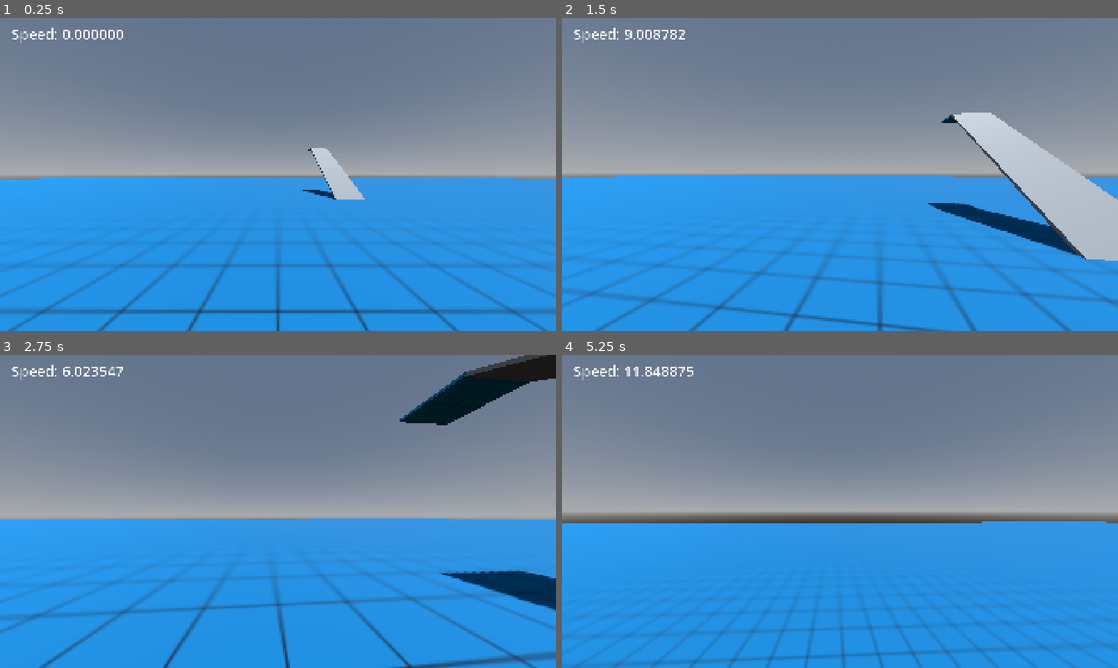
Above: before the commit, frames 1-4 (two rows, left to right).
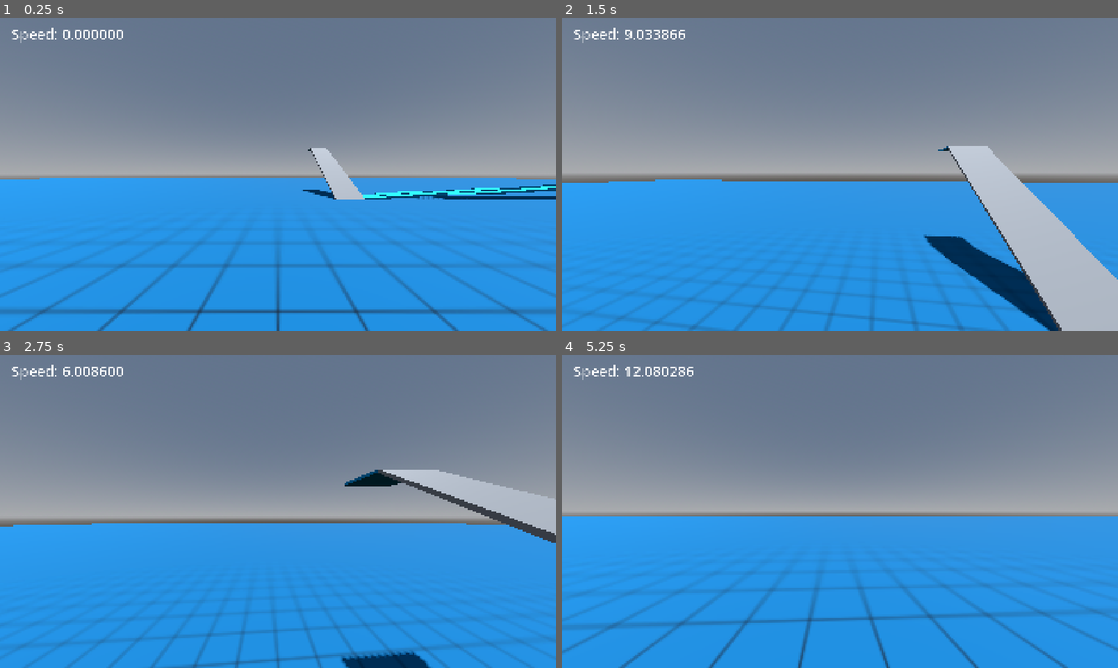
Above: after the commit, the same moments.

Repository: BilgiPasa/3d-first-person-movement-3
Game: Godot game, scene res://Scenes/main_scene.tscn
The game is run twice, just before and just after one commit, with the same random seed, the same clock (stepped at 60 frames per second) and the same inputs.
Inputs (mouse positions are in pixels of both pictures, inside the frame that each line leads up to):
- Up to frame 1 (0.25 s): no input
- Up to frame 2 (1.5 s): tap Enter at 0.5 s; move the mouse to (867, 174) at 0.52 s; hold Space (jump) 0.53-1.28 s; hold W (move_forward) from 0.53 s (still down); move the mouse to (812, 174) at 1.27 s; tap C (camera_zoom) at 1.35 s
- Up to frame 3 (2.75 s): keep holding W (move_forward); tap Space (jump) at 1.52, 1.55, 1.82, 2.3 s; move the mouse to (289, 505) at 2.02 s; hold Shift (crouch) from 2.03 s (still down)
- Up to frame 4 (5.25 s): keep holding W (move_forward); move the mouse to (834, 517) at 2.77 s; release Shift (crouch) at 2.78 s; tap R (run) at 2.85 s; tap Space (jump) at 3.02, 3.05, 3.32, 4.52, 4.55, 4.82 s; move the mouse to (878, 514) at 3.52 s; hold Space (jump) 3.53-4.28 s; move the mouse to (795, 508) at 4.27 s; tap C (camera_zoom) at 4.35 s; move the mouse to (845, 511) at 5.02 s; hold Shift (crouch) from 5.03 s (still down)

The runs differ from the first frame. In frame 1, 0.9% of the frame differs, in the area x 65-100%, y 53-58%; in frame 2, 18%, in the area x 0-100%, y 3-100%; in frame 3, 14%; in frame 4, 6.7%.

Commit message:
Update Environment scene, Increase gravity to 40, Change jump_force to 13, Update to version 0.6

Diff:
--- a/Scenes/environment.tscn
+++ b/Scenes/environment.tscn
@@ -3,6 +3,7 @@
 [ext_resource type="Texture2D" uid="uid://d03ws3dcm58v3" path="res://Materials/DarkBlueWithCorners.png" id="1_g5ire"]
 [ext_resource type="PhysicsMaterial" uid="uid://bv186x3q7y5ti" path="res://Materials/no_friction_and_bounciness.tres" id="1_r42gm"]
 [ext_resource type="Texture2D" uid="uid://dyy8iuj4iighw" path="res://Materials/LightBlueWithCorners.png" id="3_o3ee3"]
+[ext_resource type="Texture2D" uid="uid://c7iddkfce7a2v" path="res://Materials/DarkTurquoiseWithCorners.png" id="4_ukl56"]
 
 [sub_resource type="StandardMaterial3D" id="StandardMaterial3D_wkhpl"]
 albedo_texture = ExtResource("1_g5ire")
@@ -15,11 +16,28 @@
 [sub_resource type="BoxShape3D" id="BoxShape3D_5s483"]
 size = Vector3(200, 0.1, 200)
 
-[sub_resource type="BoxMesh" id="BoxMesh_5s483"]
+[sub_resource type="BoxMesh" id="BoxMesh_iacmt"]
 size = Vector3(2, 0.1, 10)
 
+[sub_resource type="BoxShape3D" id="BoxShape3D_6ev3c"]
+size = Vector3(2, 0.1, 10)
+
+[sub_resource type="BoxMesh" id="BoxMesh_x6ack"]
+size = Vector3(3, 0.1, 15)
+
 [sub_resource type="BoxShape3D" id="BoxShape3D_r07tb"]
-size = Vector3(2, 0.1, 10)
+size = Vector3(3, 0.1, 15)
+
+[sub_resource type="StandardMaterial3D" id="StandardMaterial3D_7lsjx"]
+albedo_texture = ExtResource("4_ukl56")
+uv1_triplanar = true
+
+[sub_resource type="BoxMesh" id="BoxMesh_7lsjx"]
+material = SubResource("StandardMaterial3D_7lsjx")
+size = Vector3(3, 0.1, 3)
+
+[sub_resource type="BoxShape3D" id="BoxShape3D_wkhpl"]
+size = Vector3(3, 0.1, 3)
 
 [sub_resource type="StandardMaterial3D" id="StandardMaterial3D_r42gm"]
 albedo_texture = ExtResource("3_o3ee3")
@@ -45,24 +63,378 @@
 [node name="CollisionShape3D" type="CollisionShape3D" parent="MainGround" unique_id=1631115435]
 shape = SubResource("BoxShape3D_5s483")
 
-[node name="Ramp1" type="StaticBody3D" parent="." unique_id=1396985660]
+[node name="NormalRamp1" type="StaticBody3D" parent="." unique_id=1396985660]
 transform = Transform3D(1, 8.742278e-08, 1.5142069e-07, 0, 0.8660254, -0.5, -1.7484555e-07, 0.5, 0.8660254, 5, 2.45, -15)
 collision_mask = 0
 physics_material_override = ExtResource("1_r42gm")
 
-[node name="MeshInstance3D" type="MeshInstance3D" parent="Ramp1" unique_id=754491469]
-mesh = SubResource("BoxMesh_5s483")
-
-[node name="CollisionShape3D" type="CollisionShape3D" parent="Ramp1" unique_id=963272657]
+[node name="MeshInstance3D" type="MeshInstance3D" parent="NormalRamp1" unique_id=754491469]
+mesh = SubResource("BoxMesh_iacmt")
+
+[node name="CollisionShape3D" type="CollisionShape3D" parent="NormalRamp1" unique_id=963272657]
+shape = SubResource("BoxShape3D_6ev3c")
+
+[node name="30DegRamp" type="StaticBody3D" parent="." unique_id=1504329682]
+transform = Transform3D(-4.371139e-08, 0.5, 0.8660254, 0, 0.8660254, -0.5, -1, -2.1855694e-08, -3.7855173e-08, -30, 3.675, 5)
+collision_mask = 0
+physics_material_override = ExtResource("1_r42gm")
+
+[node name="MeshInstance3D" type="MeshInstance3D" parent="30DegRamp" unique_id=1841897081]
+mesh = SubResource("BoxMesh_x6ack")
+
+[node name="CollisionShape3D" type="CollisionShape3D" parent="30DegRamp" unique_id=1048199014]
 shape = SubResource("BoxShape3D_r07tb")
 
-[node name="SmallPlatform" type="StaticBody3D" parent="." unique_id=796699435]
+[node name="MediumPlatformOf30DegRamp" type="StaticBody3D" parent="." unique_id=1545113777]
+transform = Transform3D(1, 0, 0, 0, 1, 0, 0, 0, 1, -37.97, 7.415, 5)
+collision_mask = 0
+physics_material_override = ExtResource("1_r42gm")
+
+[node name="MeshInstance3D" type="MeshInstance3D" parent="MediumPlatformOf30DegRamp" unique_id=579217552]
+mesh = SubResource("BoxMesh_7lsjx")
+
+[node name="CollisionShape3D" type="CollisionShape3D" parent="MediumPlatformOf30DegRamp" unique_id=1288042025]
+shape = SubResource("BoxShape3D_wkhpl")
+
+[node name="45DegRamp" type="StaticBody3D" parent="." unique_id=2014520959]
+transform = Transform3D(-4.371139e-08, 0.70710677, 0.70710677, 0, 0.70710677, -0.70710677, -1, -3.090862e-08, -3.090862e-08, -28.5, 5.25, 12)
+collision_mask = 0
+physics_material_override = ExtResource("1_r42gm")
+
+[node name="MeshInstance3D" type="MeshInstance3D" parent="45DegRamp" unique_id=502074638]
+mesh = SubResource("BoxMesh_x6ack")
+
+[node name="CollisionShape3D" type="CollisionShape3D" parent="45DegRamp" unique_id=2122612415]
+shape = SubResource("BoxShape3D_r07tb")
+
+[node name="MediumPlatformOf45DegRamp" type="StaticBody3D" parent="." unique_id=1112762700]
+transform = Transform3D(1, 0, 0, 0, 1, 0, 0, 0, 1, -35.26921, 10.536269, 12)
+collision_mask = 0
+physics_material_override = ExtResource("1_r42gm")
+
+[node name="MeshInstance3D" type="MeshInstance3D" parent="MediumPlatformOf45DegRamp" unique_id=1500415998]
+mesh = SubResource("BoxMesh_7lsjx")
+
+[node name="CollisionShape3D" type="CollisionShape3D" parent="MediumPlatformOf45DegRamp" unique_id=1868515169]
+shape = SubResource("BoxShape3D_wkhpl")
+
+[node name="60DegRamp" type="StaticBody3D" parent="." unique_id=97793200]
+transform = Transform3D(-4.371139e-08, 0.8660254, 0.49999994, 0, 0.49999994, -0.8660254, -1, -3.785517e-08, -2.185569e-08, -27, 6.45, 18)
+collision_mask = 0
+physics_material_override = ExtResource("1_r42gm")
+
+[node name="MeshInstance3D" type="MeshInstance3D" parent="60DegRamp" unique_id=1069961753]
+mesh = SubResource("BoxMesh_x6ack")
+
+[node name="CollisionShape3D" type="CollisionShape3D" parent="60DegRamp" unique_id=512662130]
+shape = SubResource("BoxShape3D_r07tb")
+
+[node name="MediumPlatformOf60DegRamp" type="StaticBody3D" parent="." unique_id=540636618]
+transform = Transform3D(1, 0, 0, 0, 1, 0, 0, 0, 1, -32.21588, 12.918306, 18)
+collision_mask = 0
+physics_material_override = ExtResource("1_r42gm")
+
+[node name="MeshInstance3D" type="MeshInstance3D" parent="MediumPlatformOf60DegRamp" unique_id=538541589]
+mesh = SubResource("BoxMesh_7lsjx")
+
+[node name="CollisionShape3D" type="CollisionShape3D" parent="MediumPlatformOf60DegRamp" unique_id=18592858]
+shape = SubResource("BoxShape3D_wkhpl")
+
+[node name="SmallPlatormOfNormalRamp1" type="StaticBody3D" parent="." unique_id=796699435]
 transform = Transform3D(1, 0, 0, 0, 1, 0, 0, 0, 1, 5, 4.943, -20.305)
 collision_mask = 0
 physics_material_override = ExtResource("1_r42gm")
 
-[node name="MeshInstance3D" type="MeshInstance3D" parent="SmallPlatform" unique_id=807366739]
-mesh = SubResource("BoxMesh_wkhpl")
-
-[node name="CollisionShape3D" type="CollisionShape3D" parent="SmallPlatform" unique_id=178602077]
-shape = SubResource("BoxShape3D_7lsjx")
+[node name="MeshInstance3D" type="MeshInstance3D" parent="SmallPlatormOfNormalRamp1" unique_id=807366739]
+mesh = SubResource("BoxMesh_wkhpl")
+
+[node name="CollisionShape3D" type="CollisionShape3D" parent="SmallPlatormOfNormalRamp1" unique_id=178602077]
+shape = SubResource("BoxShape3D_7lsjx")
+
+[node name="AscendingSmallPlatforms" type="Node3D" parent="." unique_id=566787657]
+
+[node name="0" type="StaticBody3D" parent="AscendingSmallPlatforms" unique_id=995760641]
+transform = Transform3D(1, 0, 0, 0, 1, 0, 0, 0, 1, 7, 0.05, -12.01)
+collision_mask = 0
+physics_material_override = ExtResource("1_r42gm")
+
+[node name="MeshInstance3D" type="MeshInstance3D" parent="AscendingSmallPlatforms/0" unique_id=1269360802]
+mesh = SubResource("BoxMesh_wkhpl")
+
+[node name="CollisionShape3D" type="CollisionShape3D" parent="AscendingSmallPlatforms/0" unique_id=264337443]
+shape = SubResource("BoxShape3D_7lsjx")
+
+[node name="1" type="StaticBody3D" parent="AscendingSmallPlatforms" unique_id=2100214678]
+transform = Transform3D(1, 0, 0, 0, 1, 0, 0, 0, 1, 9, 0.15, -12.01)
+collision_mask = 0
+physics_material_override = ExtResource("1_r42gm")
+
+[node name="MeshInstance3D" type="MeshInstance3D" parent="AscendingSmallPlatforms/1" unique_id=133903869]
+mesh = SubResource("BoxMesh_wkhpl")
+
+[node name="CollisionShape3D" type="CollisionShape3D" parent="AscendingSmallPlatforms/1" unique_id=866805731]
+shape = SubResource("BoxShape3D_7lsjx")
+
+[node name="2" type="StaticBody3D" parent="AscendingSmallPlatforms" unique_id=869815290]
+transform = Transform3D(1, 0, 0, 0, 1, 0, 0, 0, 1, 11, 0.25, -12.01)
+collision_mask = 0
+physics_material_override = ExtResource("1_r42gm")
+
+[node name="MeshInstance3D" type="MeshInstance3D" parent="AscendingSmallPlatforms/2" unique_id=1299151987]
+mesh = SubResource("BoxMesh_wkhpl")
+
+[node name="CollisionShape3D" type="CollisionShape3D" parent="AscendingSmallPlatforms/2" unique_id=253383912]
+shape = SubResource("BoxShape3D_7lsjx")
+
+[node name="3" type="StaticBody3D" parent="AscendingSmallPlatforms" unique_id=1495221999]
+transform = Transform3D(1, 0, 0, 0, 1, 0, 0, 0, 1, 13, 0.35, -12.01)
+collision_mask = 0
+physics_material_override = ExtResource("1_r42gm")
+
+[node name="MeshInstance3D" type="MeshInstance3D" parent="AscendingSmallPlatforms/3" unique_id=986649001]
+mesh = SubResource("BoxMesh_wkhpl")
+
+[node name="CollisionShape3D" type="CollisionShape3D" parent="AscendingSmallPlatforms/3" unique_id=1352891608]
+shape = SubResource("BoxShape3D_7lsjx")
+
+[node name="4" type="StaticBody3D" parent="AscendingSmallPlatforms" unique_id=1745698568]
+transform = Transform3D(1, 0, 0, 0, 1, 0, 0, 0, 1, 15, 0.45, -12.01)
+collision_mask = 0
+physics_material_override = ExtResource("1_r42gm")
+
+[node name="MeshInstance3D" type="MeshInstance3D" parent="AscendingSmallPlatforms/4" unique_id=132001209]
+mesh = SubResource("BoxMesh_wkhpl")
+
+[node name="CollisionShape3D" type="CollisionShape3D" parent="AscendingSmallPlatforms/4" unique_id=210592430]
+shape = SubResource("BoxShape3D_7lsjx")
+
+[node name="5" type="StaticBody3D" parent="AscendingSmallPlatforms" unique_id=632465265]
+transform = Transform3D(1, 0, 0, 0, 1, 0, 0, 0, 1, 17, 0.55, -12.01)
+collision_mask = 0
+physics_material_override = ExtResource("1_r42gm")
+
+[node name="MeshInstance3D" type="MeshInstance3D" parent="AscendingSmallPlatforms/5" unique_id=351558989]
+mesh = SubResource("BoxMesh_wkhpl")
+
+[node name="CollisionShape3D" type="CollisionShape3D" parent="AscendingSmallPlatforms/5" unique_id=1750920296]
+shape = SubResource("BoxShape3D_7lsjx")
+
+[node name="6" type="StaticBody3D" parent="AscendingSmallPlatforms" unique_id=4897625]
+transform = Transform3D(1, 0, 0, 0, 1, 0, 0, 0, 1, 19, 0.65, -12.01)
+collision_mask = 0
+physics_material_override = ExtResource("1_r42gm")
+
+[node name="MeshInstance3D" type="MeshInstance3D" parent="AscendingSmallPlatforms/6" unique_id=582939269]
+mesh = SubResource("BoxMesh_wkhpl")
+
+[node name="CollisionShape3D" type="CollisionShape3D" parent="AscendingSmallPlatforms/6" unique_id=750776802]
+shape = SubResource("BoxShape3D_7lsjx")
+
+[node name="7" type="StaticBody3D" parent="AscendingSmallPlatforms" unique_id=804717218]
+transform = Transform3D(1, 0, 0, 0, 1, 0, 0, 0, 1, 21, 0.75, -12.01)
+collision_mask = 0
+physics_material_override = ExtResource("1_r42gm")
+
+[node name="MeshInstance3D" type="MeshInstance3D" parent="AscendingSmallPlatforms/7" unique_id=1278420913]
+mesh = SubResource("BoxMesh_wkhpl")
+
+[node name="CollisionShape3D" type="CollisionShape3D" parent="AscendingSmallPlatforms/7" unique_id=556339172]
+shape = SubResource("BoxShape3D_7lsjx")
+
+[node name="8" type="StaticBody3D" parent="AscendingSmallPlatforms" unique_id=508761430]
+transform = Transform3D(1, 0, 0, 0, 1, 0, 0, 0, 1, 23, 0.85, -12.01)
+collision_mask = 0
+physics_material_override = ExtResource("1_r42gm")
+
+[node name="MeshInstance3D" type="MeshInstance3D" parent="AscendingSmallPlatforms/8" unique_id=1608546024]
+mesh = SubResource("BoxMesh_wkhpl")
+
+[node name="CollisionShape3D" type="CollisionShape3D" parent="AscendingSmallPlatforms/8" unique_id=1695882604]
+shape = SubResource("BoxShape3D_7lsjx")
+
+[node name="9" type="StaticBody3D" parent="AscendingSmallPlatforms" unique_id=1843620051]
+transform = Transform3D(1, 0, 0, 0, 1, 0, 0, 0, 1, 25, 0.95, -12.01)
+collision_mask = 0
+physics_material_override = ExtResource("1_r42gm")
+
+[node name="MeshInstance3D" type="MeshInstance3D" parent="AscendingSmallPlatforms/9" unique_id=1886631560]
+mesh = SubResource("BoxMesh_wkhpl")
+
+[node name="CollisionShape3D" type="CollisionShape3D" parent="AscendingSmallPlatforms/9" unique_id=467835526]
+shape = SubResource("BoxShape3D_7lsjx")
+
+[node name="10" type="StaticBody3D" parent="AscendingSmallPlatforms" unique_id=3486840]
+transform = Transform3D(1, 0, 0, 0, 1, 0, 0, 0, 1, 27, 1.05, -12.01)
+collision_mask = 0
+physics_material_override = ExtResource("1_r42gm")
+
+[node name="MeshInstance3D" type="MeshInstance3D" parent="AscendingSmallPlatforms/10" unique_id=1719167603]
+mesh = SubResource("BoxMesh_wkhpl")
+
+[node name="CollisionShape3D" type="CollisionShape3D" parent="AscendingSmallPlatforms/10" unique_id=1188536114]
+shape = SubResource("BoxShape3D_7lsjx")
+
+[node name="11" type="StaticBody3D" parent="AscendingSmallPlatforms" unique_id=887348659]
+transform = Transform3D(1, 0, 0, 0, 1, 0, 0, 0, 1, 29, 1.15, -12.01)
+collision_mask = 0
+physics_material_override = ExtResource("1_r42gm")
+
+[node name="MeshInstance3D" type="MeshInstance3D" parent="AscendingSmallPlatforms/11" unique_id=299416115]
+mesh = SubResource("BoxMesh_wkhpl")
+
+[node name="CollisionShape3D" type="CollisionShape3D" parent="AscendingSmallPlatforms/11" unique_id=470147988]
+shape = SubResource("BoxShape3D_7lsjx")
+
+[node name="12" type="StaticBody3D" parent="AscendingSmallPlatforms" unique_id=896954618]
+transform = Transform3D(1, 0, 0, 0, 1, 0, 0, 0, 1, 31, 1.25, -12.01)
+collision_mask = 0
+physics_material_override = ExtResource("1_r42gm")
+
+[node name="MeshInstance3D" type="MeshInstance3D" parent="AscendingSmallPlatforms/12" unique_id=1854464558]
+mesh = SubResource("BoxMesh_wkhpl")
+
+[node name="CollisionShape3D" type="CollisionShape3D" parent="AscendingSmallPlatforms/12" unique_id=1173159044]
+shape = SubResource("BoxShape3D_7lsjx")
+
+[node name="13" type="StaticBody3D" parent="AscendingSmallPlatforms" unique_id=1937685894]
+transform = Transform3D(1, 0, 0, 0, 1, 0, 0, 0, 1, 33, 1.35, -12.01)
+collision_mask = 0
+physics_material_override = ExtResource("1_r42gm")
+
+[node name="MeshInstance3D" type="MeshInstance3D" parent="AscendingSmallPlatforms/13" unique_id=1132031375]
+mesh = SubResource("BoxMesh_wkhpl")
+
+[node name="CollisionShape3D" type="CollisionShape3D" parent="AscendingSmallPlatforms/13" unique_id=442837129]
+shape = SubResource("BoxShape3D_7lsjx")
+
+[node name="14" type="StaticBody3D" parent="AscendingSmallPlatforms" unique_id=616252202]
+transform = Transform3D(1, 0, 0, 0, 1, 0, 0, 0, 1, 35, 1.45, -12.01)
+collision_mask = 0
+physics_material_override = ExtResource("1_r42gm")
+
+[node name="MeshInstance3D" type="MeshInstance3D" parent="AscendingSmallPlatforms/14" unique_id=1836059637]
+mesh = SubResource("BoxMesh_wkhpl")
+
+[node name="CollisionShape3D" type="CollisionShape3D" parent="AscendingSmallPlatforms/14" unique_id=259313489]
+shape = SubResource("BoxShape3D_7lsjx")
+
+[node name="15" type="StaticBody3D" parent="AscendingSmallPlatforms" unique_id=1175936824]
+transform = Transform3D(1, 0, 0, 0, 1, 0, 0, 0, 1, 37, 1.55, -12.01)
+collision_mask = 0
+physics_material_override = ExtResource("1_r42gm")
+
+[node name="MeshInstance3D" type="MeshInstance3D" parent="AscendingSmallPlatforms/15" unique_id=1685319588]
+mesh = SubResource("BoxMesh_wkhpl")
+
+[node name="CollisionShape3D" type="CollisionShape3D" parent="AscendingSmallPlatforms/15" unique_id=1774376]
+shape = SubResource("BoxShape3D_7lsjx")
+
+[node name="16" type="StaticBody3D" parent="AscendingSmallPlatforms" unique_id=1434841519]
+transform = Transform3D(1, 0, 0, 0, 1, 0, 0, 0, 1, 39, 1.65, -12.01)
+collision_mask = 0
+physics_material_override = ExtResource("1_r42gm")
+
+[node name="MeshInstance3D" type="MeshInstance3D" parent="AscendingSmallPlatforms/16" unique_id=2078238575]
+mesh = SubResource("BoxMesh_wkhpl")
+
+[node name="CollisionShape3D" type="CollisionShape3D" parent="AscendingSmallPlatforms/16" unique_id=1650723295]
+shape = SubResource("BoxShape3D_7lsjx")
+
+[node name="17" type="StaticBody3D" parent="AscendingSmallPlatforms" unique_id=1285445732]
+transform = Transform3D(1, 0, 0, 0, 1, 0, 0, 0, 1, 41, 1.75, -12.01)
+collision_mask = 0
+physics_material_override = ExtResource("1_r42gm")
+
+[node name="MeshInstance3D" type="MeshInstance3D" parent="AscendingSmallPlatforms/17" unique_id=69324885]
+mesh = SubResource("BoxMesh_wkhpl")
+
+[node name="CollisionShape3D" type="CollisionShape3D" parent="AscendingSmallPlatforms/17" unique_id=1300412960]
+shape = SubResource("BoxShape3D_7lsjx")
+
+[node name="18" type="StaticBody3D" parent="AscendingSmallPlatforms" unique_id=967259819]
+transform = Transform3D(1, 0, 0, 0, 1, 0, 0, 0, 1, 43, 1.85, -12.01)
+collision_mask = 0
+physics_material_override = ExtResource("1_r42gm")
+
+[node name="MeshInstance3D" type="MeshInstance3D" parent="AscendingSmallPlatforms/18" unique_id=1420206936]
+mesh = SubResource("BoxMesh_wkhpl")
+
+[node name="CollisionShape3D" type="CollisionShape3D" parent="AscendingSmallPlatforms/18" unique_id=1129053294]
+shape = SubResource("BoxShape3D_7lsjx")
+
+[node name="19" type="StaticBody3D" parent="AscendingSmallPlatforms" unique_id=2003516415]
+transform = Transform3D(1, 0, 0, 0, 1, 0, 0, 0, 1, 45, 1.95, -12.01)
+collision_mask = 0
+physics_material_override = ExtResource("1_r42gm")
+
+[node name="MeshInstance3D" type="MeshInstance3D" parent="AscendingSmallPlatforms/19" unique_id=1262477926]
+mesh = SubResource("BoxMesh_wkhpl")
+
+[node name="CollisionShape3D" type="CollisionShape3D" parent="AscendingSmallPlatforms/19" unique_id=1754075239]
+shape = SubResource("BoxShape3D_7lsjx")
+
+[node name="20" type="StaticBody3D" parent="AscendingSmallPlatforms" unique_id=630549719]
+transform = Transform3D(1, 0, 0, 0, 1, 0, 0, 0, 1, 47, 2.05, -12.01)
+collision_mask = 0
+physics_material_override = ExtResource("1_r42gm")
+
+[node name="MeshInstance3D" type="MeshInstance3D" parent="AscendingSmallPlatforms/20" unique_id=1234191755]
+mesh = SubResource("BoxMesh_wkhpl")
+
+[node name="CollisionShape3D" type="CollisionShape3D" parent="AscendingSmallPlatforms/20" unique_id=844131479]
+shape = SubResource("BoxShape3D_7lsjx")
+
+[node name="21" type="StaticBody3D" parent="AscendingSmallPlatforms" unique_id=1132870319]
+transform = Transform3D(1, 0, 0, 0, 1, 0, 0, 0, 1, 49, 2.15, -12.01)
+collision_mask = 0
+physics_material_override = ExtResource("1_r42gm")
+
+[node name="MeshInstance3D" type="MeshInstance3D" parent="AscendingSmallPlatforms/21" unique_id=753601313]
+mesh = SubResource("BoxMesh_wkhpl")
+
+[node name="CollisionShape3D" type="CollisionShape3D" parent="AscendingSmallPlatforms/21" unique_id=1610254300]
+shape = SubResource("BoxShape3D_7lsjx")
+
+[node name="22" type="StaticBody3D" parent="AscendingSmallPlatforms" unique_id=1991516306]
+transform = Transform3D(1, 0, 0, 0, 1, 0, 0, 0, 1, 51, 2.25, -12.01)
+collision_mask = 0
+physics_material_override = ExtResource("1_r42gm")
+
+[node name="MeshInstance3D" type="MeshInstance3D" parent="AscendingSmallPlatforms/22" unique_id=466247926]
+mesh = SubResource("BoxMesh_wkhpl")
+
+[node name="CollisionShape3D" type="CollisionShape3D" parent="AscendingSmallPlatforms/22" unique_id=1609341635]
+shape = SubResource("BoxShape3D_7lsjx")
+
+[node name="23" type="StaticBody3D" parent="AscendingSmallPlatforms" unique_id=1757151560]
+transform = Transform3D(1, 0, 0, 0, 1, 0, 0, 0, 1, 53, 2.35, -12.01)
+collision_mask = 0
+physics_material_override = ExtResource("1_r42gm")
+
+[node name="MeshInstance3D" type="MeshInstance3D" parent="AscendingSmallPlatforms/23" unique_id=489879102]
+mesh = SubResource("BoxMesh_wkhpl")
+
+[node name="CollisionShape3D" type="CollisionShape3D" parent="AscendingSmallPlatforms/23" unique_id=419205915]
+shape = SubResource("BoxShape3D_7lsjx")
+
+[node name="24" type="StaticBody3D" parent="AscendingSmallPlatforms" unique_id=32560182]
+transform = Transform3D(1, 0, 0, 0, 1, 0, 0, 0, 1, 55, 2.45, -12.01)
+collision_mask = 0
+physics_material_override = ExtResource("1_r42gm")
+
+[node name="MeshInstance3D" type="MeshInstance3D" parent="AscendingSmallPlatforms/24" unique_id=1393317972]
+mesh = SubResource("BoxMesh_wkhpl")
+
+[node name="CollisionShape3D" type="CollisionShape3D" parent="AscendingSmallPlatforms/24" unique_id=649595064]
+shape = SubResource("BoxShape3D_7lsjx")
+
+[node name="25" type="StaticBody3D" parent="AscendingSmallPlatforms" unique_id=1718085726]
+transform = Transform3D(1, 0, 0, 0, 1, 0, 0, 0, 1, 57, 2.55, -12.01)
+collision_mask = 0
+physics_material_override = ExtResource("1_r42gm")
+
+[node name="MeshInstance3D" type="MeshInstance3D" parent="AscendingSmallPlatforms/25" unique_id=54312569]
+mesh = SubResource("BoxMesh_wkhpl")
+
+[node name="CollisionShape3D" type="CollisionShape3D" parent="AscendingSmallPlatforms/25" unique_id=1524764246]
+shape = SubResource("BoxShape3D_7lsjx")
--- a/Scripts/defaults.gd
+++ b/Scripts/defaults.gd
@@ -1,7 +1,7 @@
 extends Node
 
 var normal_speed: int = 9
-var jump_force: int = 12
+var jump_force: int = 13
 var mouse_sensitivity: int = 100
 var normal_fov: int = 90
 var dynamic_fov: bool = true
--- a/project.godot
+++ b/project.godot
@@ -11,7 +11,7 @@
 [application]
 
 config/name="3d-first-person-movement-3"
-config/version="0.5"
+config/version="0.6"
 run/main_scene="uid://vqg7uhh4omn8"
 config/features=PackedStringArray("4.7", "Forward Plus")
 config/icon="uid://bvutxnch1t6g1"
@@ -86,7 +86,7 @@
 [physics]
 
 3d/physics_engine="Jolt Physics"
-3d/default_gravity=30.0
+3d/default_gravity=40.0
 common/physics_interpolation=true
 
 [rendering]
